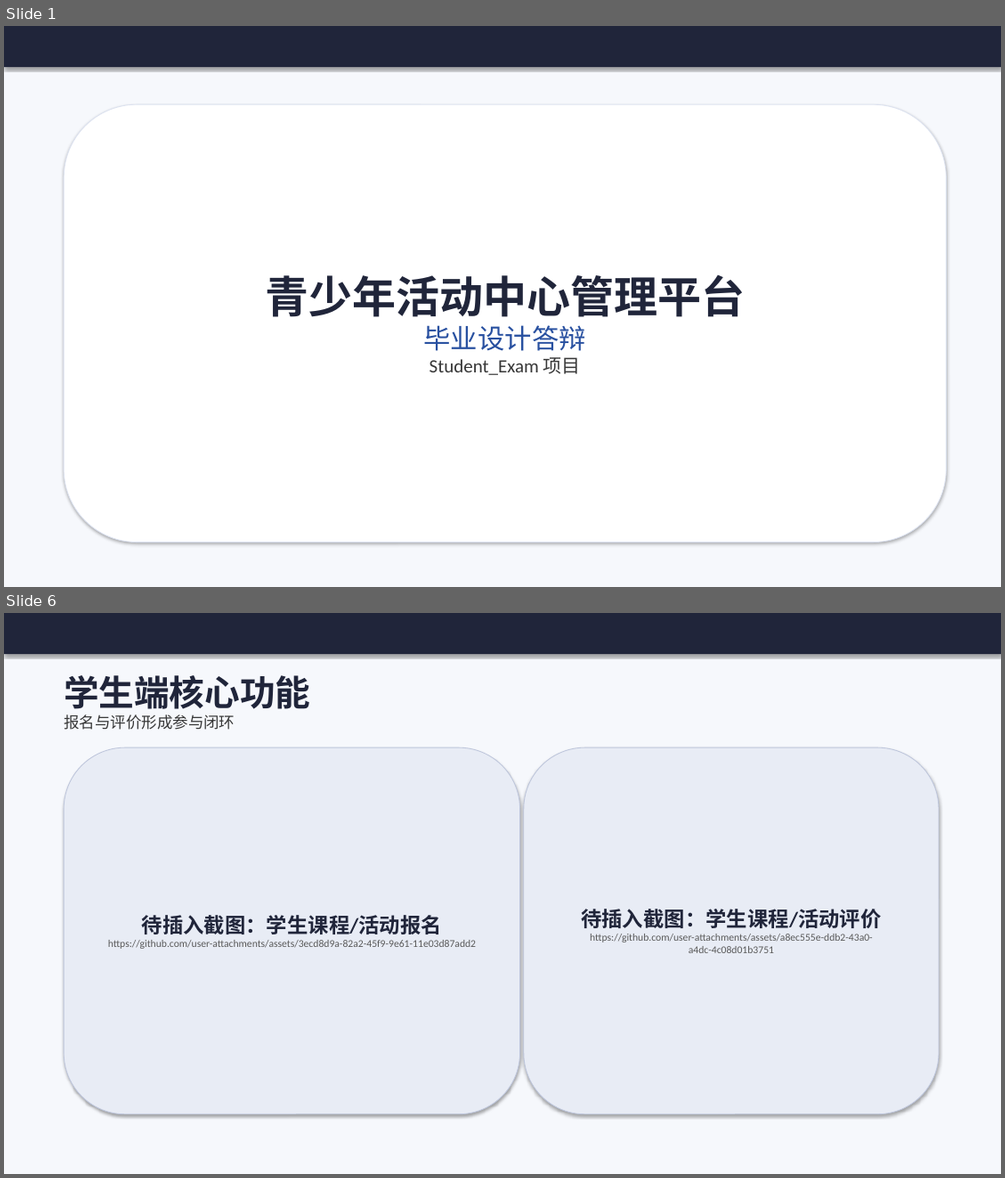
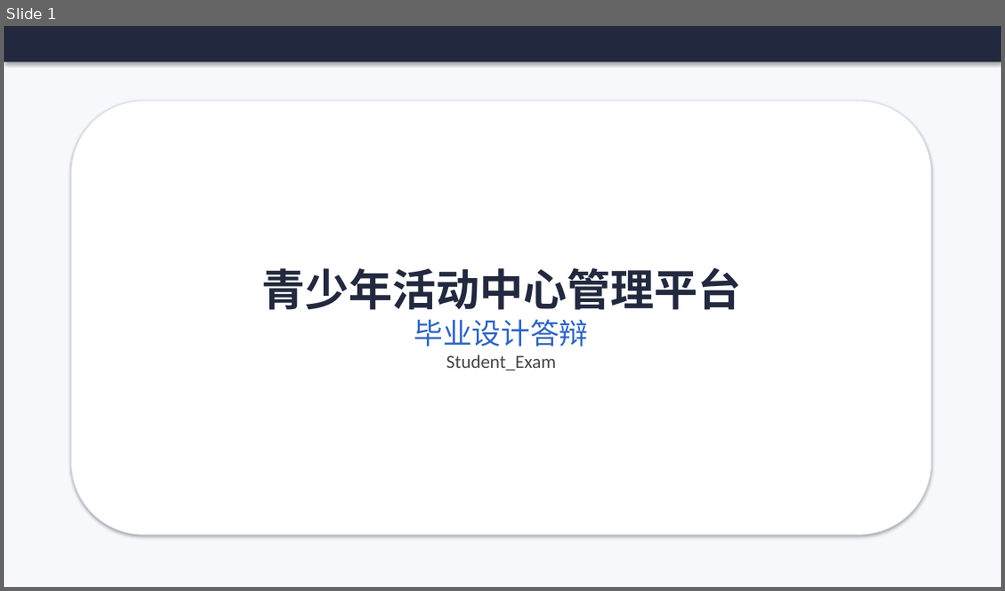
Before and after one commit to cxkqq/Student_Exam, a slide deck: defense_ppt.pptx. Shown one above the other, each under a label of ours: slides 1 and 6 before the commit, slide 1 after it; the slides between them are not shown. The pictures are 1005x1178 and 1005x591 pixels, drawn with LibreOffice and Linux fonts; fonts in the diff are those of the drawing. Boxes give left, top, right and bottom in pixels: in the first picture for what was removed or moved away, otherwise in the second. Text is boxed around its words. In the diff, an @@ line names an element or a change of style, - is before the commit and + after.

```diff
--- a/defense_ppt.pptx
+++ b/defense_ppt.pptx
@@ slide 6 removed at (4,613,1001,1174), background #FFFFFF @@
@@ rectangle removed at (4,613,1001,1174) @@
@@ rectangle removed at (4,613,1001,654) @@
@@ text removed at (64,675,310,730) @@
-学生端核心功能
-报名与评价形成参与闭环
@@ rounded rectangle removed at (64,747,520,1114) @@
-待插入截图：学生课程/活动报名
-https://github.com/user-attachments/assets/3ecd8d9a-82a2-45f9-9e61-11e03d87add2
@@ rounded rectangle removed at (524,747,938,1114) @@
-待插入截图：学生课程/活动评价
-https://github.com/user-attachments/assets/a8ec555e-ddb2-43a0-a4dc-4c08d01b3751
@@ slide 1 changed as well @@
@@ rectangle: place and size @@
-rectangle at (4,26,1001,67)
+rectangle at (4,26,1001,62)
@@ rectangle at (4,26,1001,62): fill #20253A to #22293F @@
@@ rounded rectangle "青少年活动中心管理平台": place and size @@
-rounded rectangle "青少年活动中心管理平台" at (64,104,947,542)
+rounded rectangle "青少年活动中心管理平台" at (72,101,931,534)
@@ text in rounded rectangle at (261,267,741,346): text colour #20253A to #22293F in "青少年活动中心管理平台"; size 26 to 28 pt, text colour #2850A0 to #3166BE in "毕业设计答辩" @@
@@ text in rounded rectangle at (446,354,556,370): text changed; text colour #373737 to #464646 @@
-Student_Exam 项目
+Student_Exam
```
Also in this commit, not shown: 5 other slides changed, 9 slides added, 3 other slides removed.
